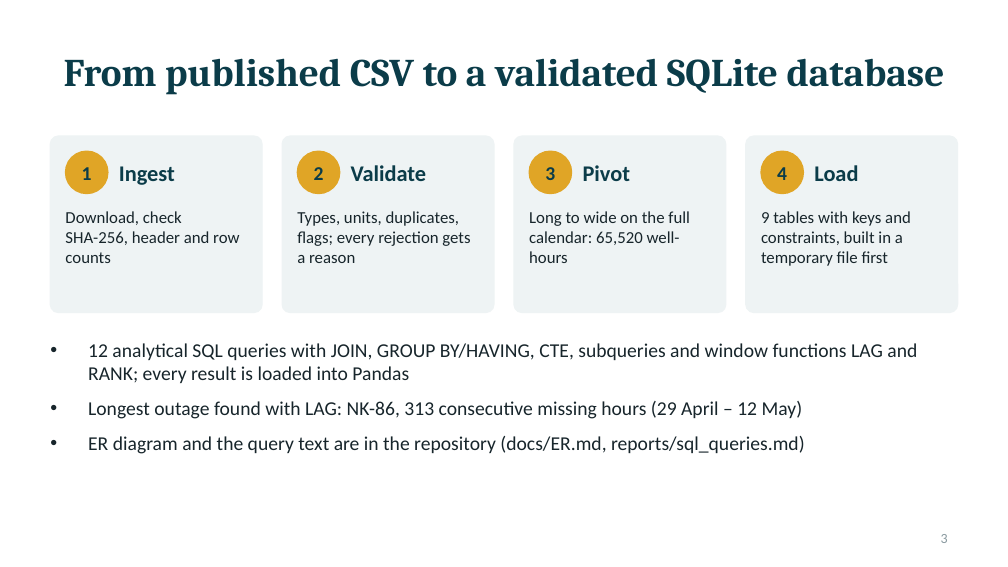
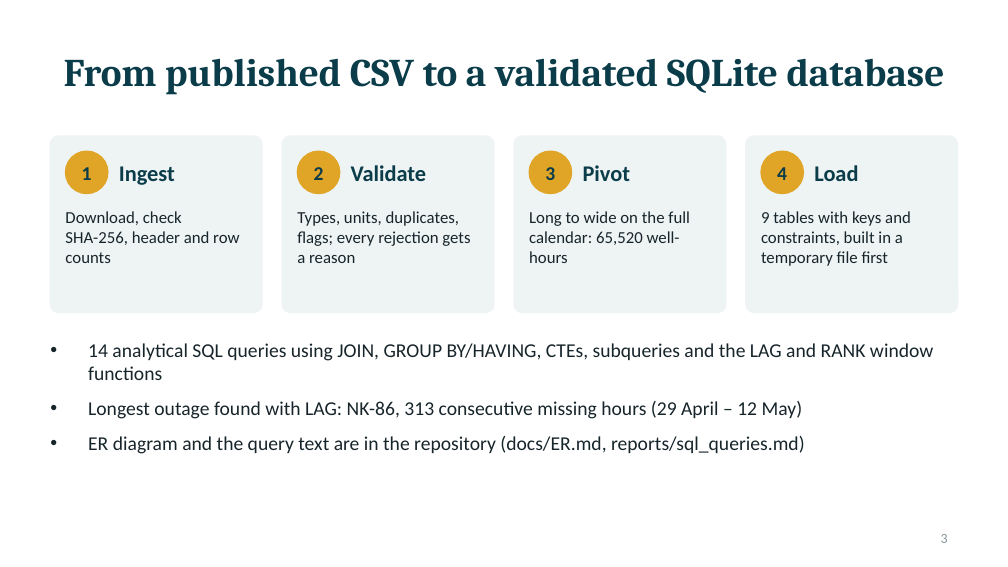
Before and after one commit to R0onen/Short-Term-Forecasting-of-Well-Parameters, a slide deck: slide 3 of presentation/well-forecast-defense.pptx. Drawn at 1008x567 pixels with LibreOffice and Linux fonts; fonts in the diff are those of the drawing. Boxes give left, top, right and bottom in pixels: in the first picture for what was removed or moved away, otherwise in the second. Text is boxed around its words. In the diff, an @@ line names an element or a change of style, - is before the commit and + after.

```diff
--- a/presentation/well-forecast-defense.pptx
+++ b/presentation/well-forecast-defense.pptx
@@ text at <box>88,343,933,380</box>: text changed @@
-• 12 analytical SQL queries with JOIN, GROUP BY/HAVING, CTE, subqueries and window functions LAG and RANK; every result is loaded into Pandas
+• 14 analytical SQL queries using JOIN, GROUP BY/HAVING, CTEs, subqueries and the LAG and RANK window functions
```
Also in this commit, not shown: 6 other slides changed, 12 other files.
